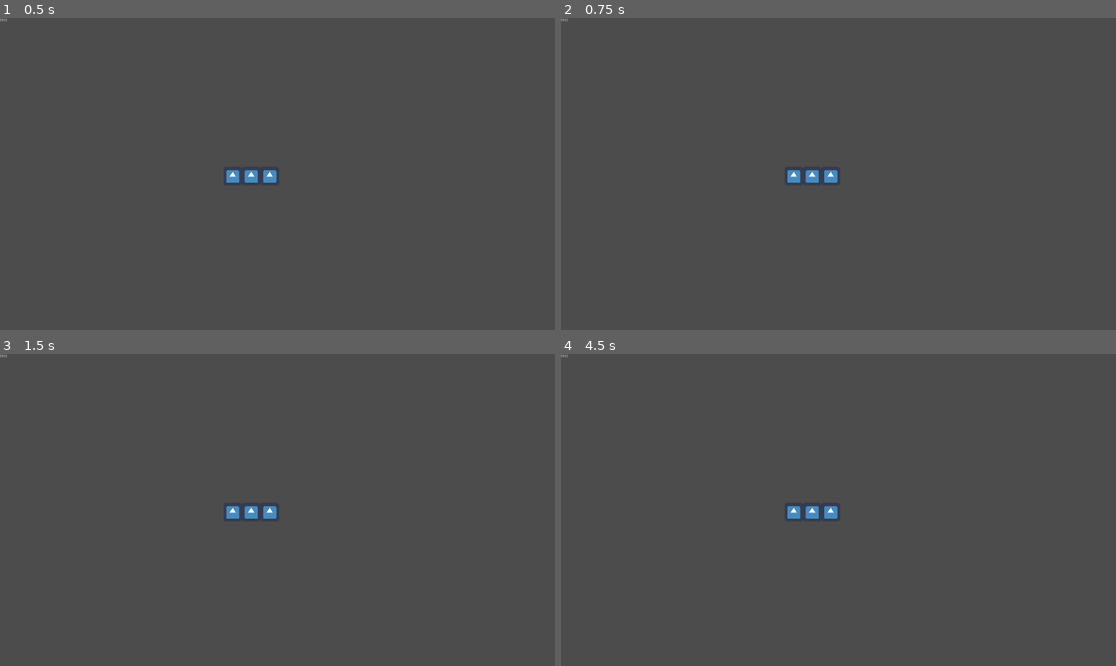
Above: before the commit, frames 1-4 (two rows, left to right).
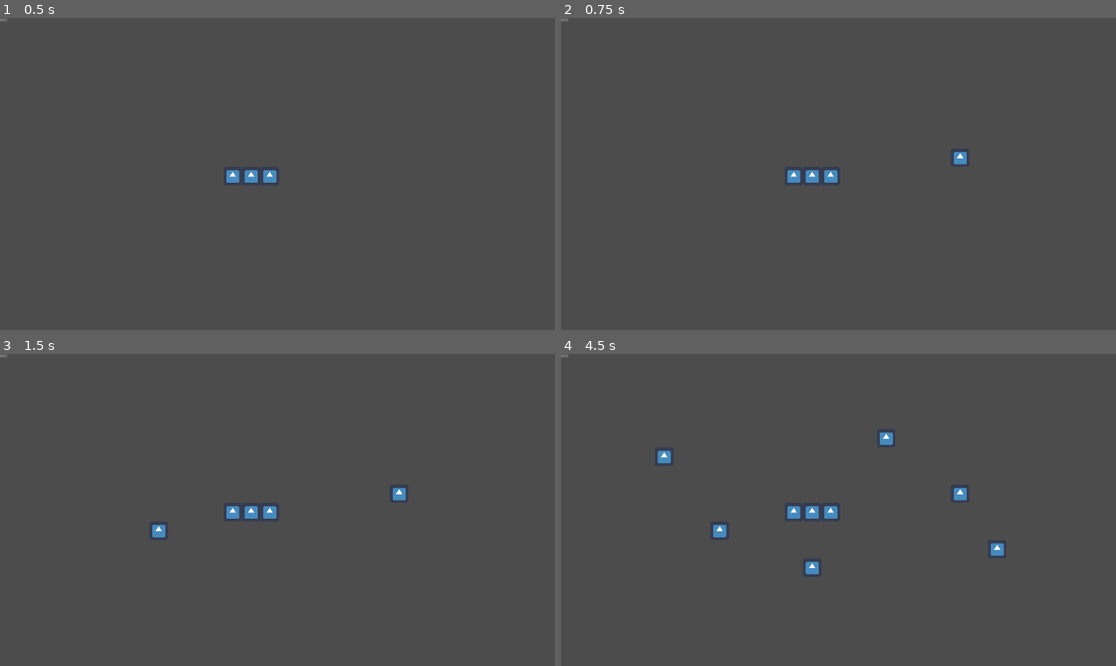
Above: after the commit, the same moments.

Repository: The-Churrosaur/Block-Game
Game: Godot game, scene res://Scenes/Main.tscn
Two runs of this game, one before a commit and one after it. Both use one fixed random seed, a clock stepped at 60 frames per second and the inputs below. The engine's default icon, where the game draws it, is replaced by a stand-in: a white triangle on a blue panel in a dark square.
Inputs (mouse positions are in pixels of both pictures, inside the frame that each line leads up to):
- Up to frame 1 (0.5 s): no input
- Up to frame 2 (0.75 s): tap Enter at 0.5 s; move the mouse to (960, 158) at 0.52 s; click (960, 158) at 0.6 s
- Up to frame 3 (1.5 s): tap Space at 1.25 s; move the mouse to (166, 525) at 1.27 s; click (166, 525) at 1.35 s
- Up to frame 4 (4.5 s): tap Enter at 2, 3.5 s; move the mouse to (894, 441) at 2.02 s; click (894, 441) at 2.1 s; tap Space at 2.75, 4.25 s; move the mouse to (810, 572) at 2.77 s; click (810, 572) at 2.85 s; move the mouse to (1005, 556) at 3.52 s; click (1005, 556) at 3.6 s; move the mouse to (672, 463) at 4.27 s; click (672, 463) at 4.35 s

Frame 1 is identical in both runs. In frame 2, 0.1% of the frame differs, in the area x 70-74%, y 42-47%; in frame 3, 0.2%; in frame 4, 0.6%, in the area x 17-80%, y 25-71%.

Commit message:
blocks are placed in grid! added system for variable sized blocks: - takes relative local vector grid of block size - on place, translates it to grid space, attempts to place

Diff:
--- a/GridBase.gd
+++ b/GridBase.gd
@@ -1,25 +1,72 @@
-# base for a grid, holds blocks as child nodes
-# block are organized in a dict of vector2 -> node
+# block grid, should hold blocks as child nodes for tidiness
+# blocks are organized in a dict of vector2 -> node
 class_name Grid
 extends Node2D
 
-var block_dict = {} # master dictionary of blocks
 const grid_spacing = 64 # pixels per block
+
+var block_dict = {} # master dictionary of grid
+# hashes all given positions as references to given block
 
 func _ready():
 	pass
 
-func add_block(pos : Vector2, block : Block):
-	block_dict[pos] = block
+func add_block(block : Block, coord_ary = []):
+
+	# add all pos to dict
+	var temp
+	for pos in coord_ary:
+		if block_dict.has(pos): # if 'blocked'
+			print (name,": coordinate occupied, block failed to place")
+			return false
+		block_dict[pos] = block
+		temp = pos
+
+	add_child(block) # for cleanliness
+	position_block(temp)
+	return true
+
+func add_block_at_point(block : Block, point : Vector2):
+
+	# creates array of grid coords from block's sizegrid, and found coord
+
+	var coord = get_gridFromPoint(point)
+	var coord_ary = []
+	#coord_ary.resize(block.size_grid.size())
+	# removed since we're appending to the array per point
+
+	for vec in block.size_grid:
+		coord_ary.append(coord + vec * grid_spacing)
+		# position + scaled relative vector
+
+	# a surprise tool that will help us later
+	block.grid_coord = coord_ary
+	block.center_grid_coord = coord
+
+	add_block(block, coord_ary)
 
 func remove_block(pos : Vector2):
 	if block_dict.has(pos):
 		block_dict.erase(pos)
 
-func position_blocks():
+func position_block(pos : Vector2):
+	if !block_dict.has(pos):
+		return false
+	else:
+		var block = block_dict[pos]
+		block.position = pos as Vector2 * grid_spacing
+
+func get_gridFromPoint(point : Vector2):
+	var relativeVec = point - position
+	var x = relativeVec.x / grid_spacing
+	var y = relativeVec.y / grid_spacing
+	var grid_coord = Vector2(x,y).round()
+	#print("getting grid coordinate ", grid_coord)
+	return grid_coord
+
+func position_all_blocks():
 	for p in block_dict.keys():
-		var block = block_dict[p]
-		block.position = p as Vector2 * grid_spacing
+		position_block(p as Vector2)
 
 # Called every frame. 'delta' is the elapsed time since the previous frame.
 #func _process(delta):
--- a/Scenes/TestScene.gd
+++ b/Scenes/TestScene.gd
@@ -5,16 +5,23 @@
 # var a = 2
 # var b = "text"
 
+const test_block = preload("res://TestBlock.tscn")
+onready var test_grid = $TestGrid
+
 
 # Called when the node enters the scene tree for the first time.
 func _ready():
-	$TestGrid.add_block(Vector2(-1,0),$TestGrid/BlockBase)
-	$TestGrid.add_block(Vector2(1,0),$TestGrid/BlockBase2)
-	$TestGrid.add_block(Vector2(0,0),$TestGrid/BlockBase3)
-	$TestGrid.position_blocks()
+	test_grid.add_block($TestGrid/BlockBase,[Vector2(-1,0)])
+	test_grid.add_block($TestGrid/BlockBase2,[Vector2(1,0)])
+	test_grid.add_block($TestGrid/BlockBase3,[Vector2(0,0)])
+	test_grid.position_all_blocks()
 	pass # Replace with function body.
 
 
-# Called every frame. 'delta' is the elapsed time since the previous frame.
-#func _process(delta):
-#	pass
+func _process(delta):
+	if (Input.is_action_just_pressed("ui_lclick")):
+
+		var block = test_block.instance()
+		test_grid.add_block_at_point(block, get_global_mouse_position())
+
+	pass
--- /dev/null
+++ b/TestBlock.gd
@@ -0,0 +1,16 @@
+extends Block
+
+
+# Declare member variables here. Examples:
+# var a = 2
+# var b = "text"
+
+
+# Called when the node enters the scene tree for the first time.
+func _ready():
+	pass # Replace with function body.
+
+
+# Called every frame. 'delta' is the elapsed time since the previous frame.
+#func _process(delta):
+#	pass
--- /dev/null
+++ b/TestBlock.tscn
@@ -0,0 +1,10 @@
+[gd_scene load_steps=3 format=2]
+
+[ext_resource path="res://TestBlock.gd" type="Script" id=1]
+[ext_resource path="res://icon.png" type="Texture" id=2]
+
+[node name="TestBlockBase" type="Node2D"]
+script = ExtResource( 1 )
+
+[node name="Sprite" type="Sprite" parent="."]
+texture = ExtResource( 2 )
--- a/block.gd
+++ b/block.gd
@@ -1,13 +1,15 @@
 class_name Block
 extends Node2D
 
+const size_grid = [Vector2(0,0)] # relative grid of block positions
+# ie. a 1x2 spire would be [0,0 , 0,1]
 
-# Declare member variables here. Examples:
-# var a = 2
-# var b = "text"
+# owned by grid, no touch vvv
+
+var grid_coord = [] # just in case self-reference to find itself through grid
+var center_grid_coord : Vector2 # center coordinate of block
 
 
-# Called when the node enters the scene tree for the first time.
 func _ready():
 	pass # Replace with function body.
 
--- a/project.godot
+++ b/project.godot
@@ -35,6 +35,14 @@
 window/size/width=1920
 window/size/height=1080
 
+[input]
+
+ui_lclick={
+"deadzone": 0.5,
+"events": [ Object(InputEventMouseButton,"resource_local_to_scene":false,"resource_name":"","device":0,"alt":false,"shift":false,"control":false,"meta":false,"command":false,"button_mask":0,"position":Vector2( 0, 0 ),"global_position":Vector2( 0, 0 ),"factor":1.0,"button_index":1,"pressed":false,"doubleclick":false,"script":null)
+ ]
+}
+
 [rendering]
 
 environment/default_environment="res://default_env.tres"
